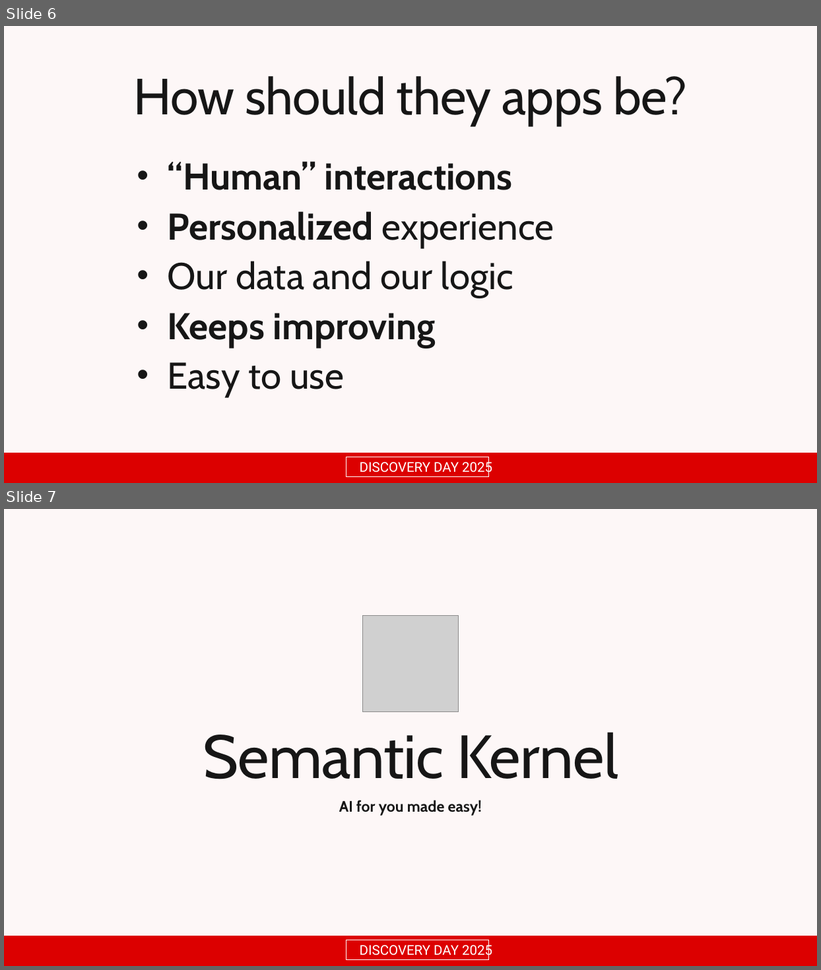
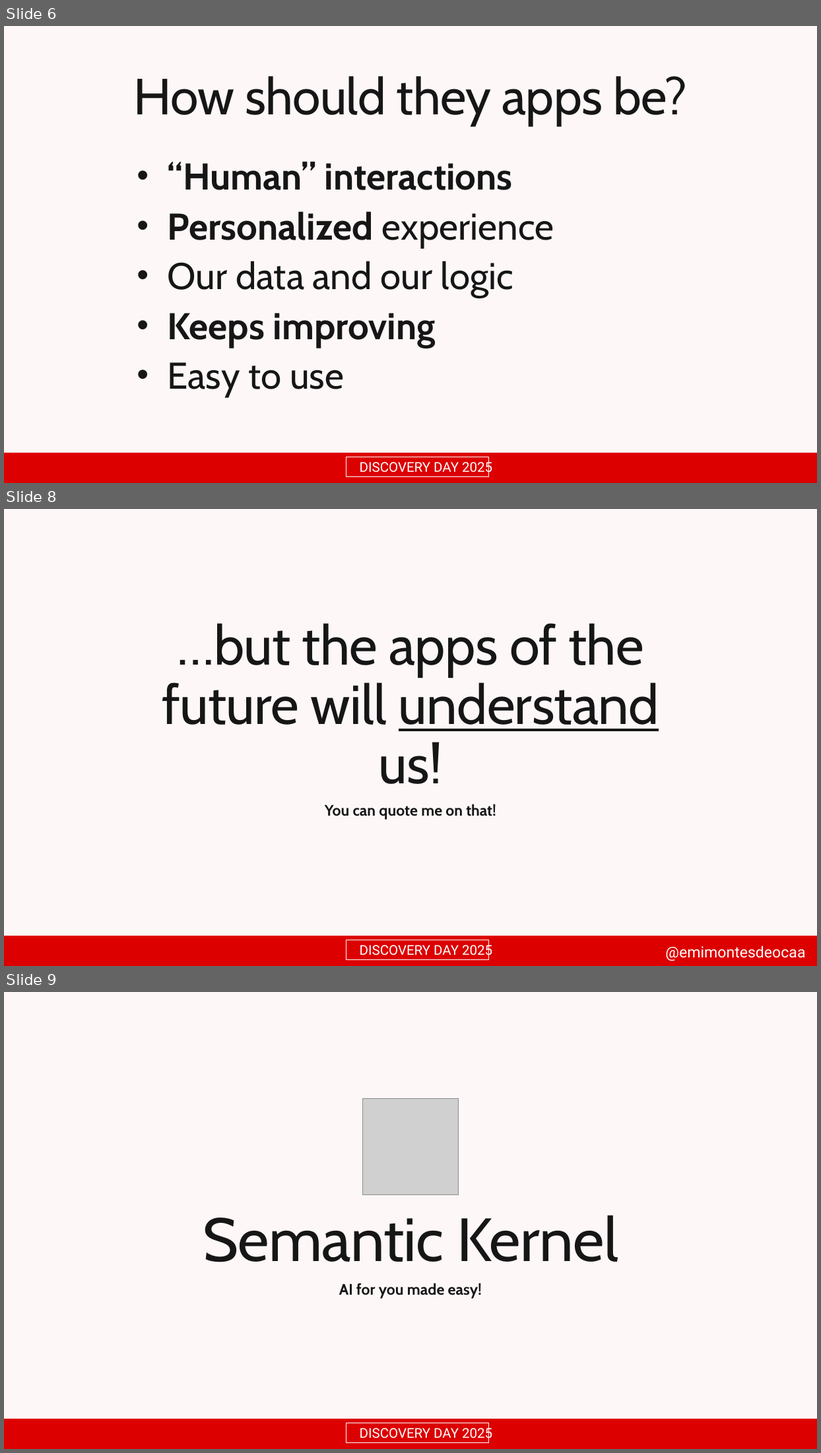
Before and after one commit to emimontesdeoca/dday-sofia-2025-semantic-kernel-sql, a slide deck: slides/Discovery Day 2025.pptx. Shown one above the other, each under a label of ours: slides 6 and 7 before the commit, slides 6, 8 and 9 after it; the slides between them are not shown. The pictures are 821x970 and 821x1453 pixels, drawn with LibreOffice and Linux fonts; fonts in the diff are those of the drawing; grey boxes stand for pictures; background and template pictures are left out. Boxes give left, top, right and bottom in pixels: in the first picture for what was removed or moved away, otherwise in the second. Text is boxed around its words. In the diff, an @@ line names an element or a change of style, - is before the commit and + after.

```diff
--- a/slides/Discovery Day 2025.pptx
+++ b/slides/Discovery Day 2025.pptx
@@ slide 8 added at box(4, 509, 817, 966), background #FDF7F7; not listed: 3 template elements that a slide beside it also shows @@
@@ title added at box(162, 623, 659, 784), 64.8 pt, text #161616 @@
+…but the apps of the future will understand us!
@@ text added at box(325, 804, 496, 820), 18 pt, text #161616, bold @@
+You can quote me on that!
@@ text added at box(665, 946, 805, 961), 18 pt, text #FFFFFF @@
+@emimontesdeocaa
@@ what was slide 7 is now slide 9 @@
```
Also in this commit, not shown: 2 other slides added, 1 slide removed.
